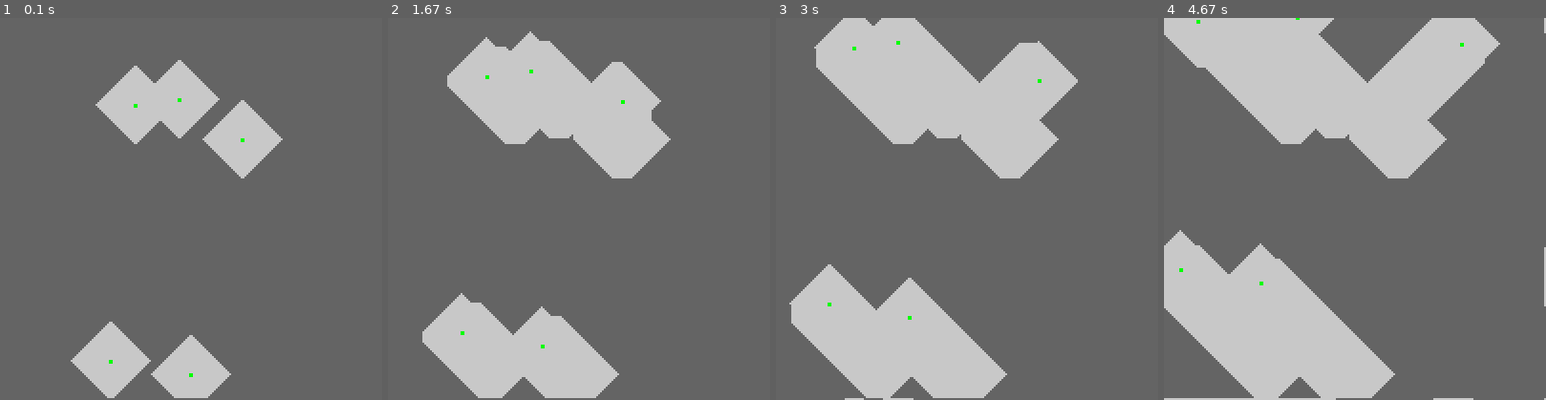
Above: before the commit, frames 1-4 (left to right).
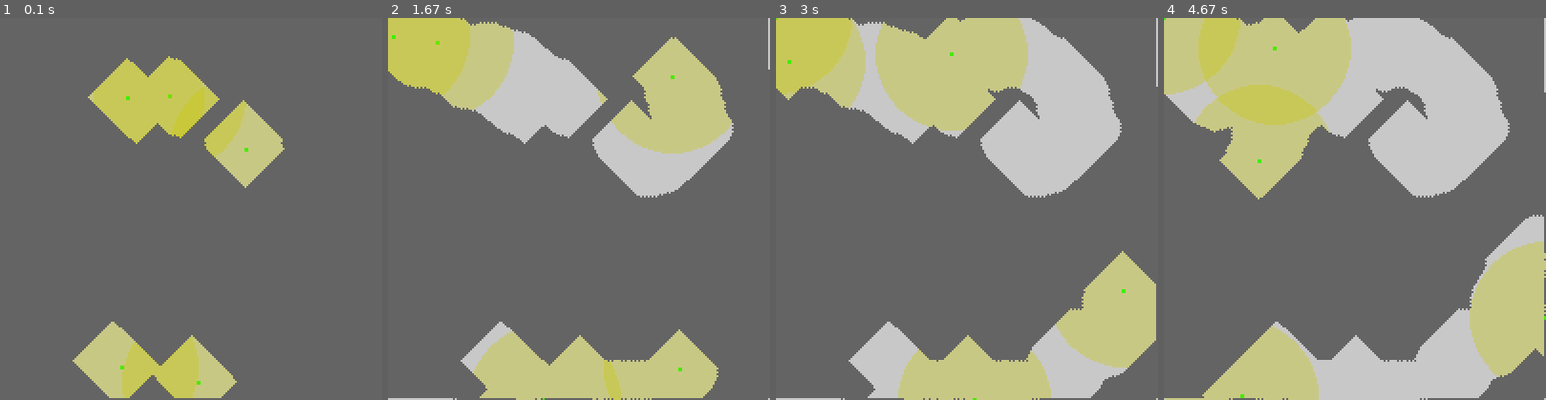
Above: after the commit, the same moments.

Repository: R1leMargoulin/RAPID
Game: pygame game, started from examples/program_examples/simulation_example.py
Same seed, same stepped clock (60 frames per second), same inputs: the game is played once before the commit and once after it.
Inputs:
- Up to frame 1 (0.1 s): no input
- Up to frame 2 (1.67 s): no input
- Up to frame 3 (3 s): no input
- Up to frame 4 (4.67 s): no input

The runs differ from the first frame. In frame 1, 12% of the frame differs, in the area x 18-75%, y 10-100%; in frame 2, 28%; in frame 3, 40%; in frame 4, 49%, in the area x 0-100%, y 0-100%.

Commit message:
halo of communication setup and display

Diff:
--- a/RAPID/Agents.py
+++ b/RAPID/Agents.py
@@ -99,6 +99,16 @@
                     self.belief_space["occupancy_grid"][o.rect.centerx][o.rect.centery] = 1 #draw obstacles in the belief space occupation grid
 
                 self.belief_space["interest_points"].update(self.env.interest_points) #take knowledge of the interest points.
+            #then we need to create a communication halo object for the agent
+            self.communication_halo = Sprite()
+            self.communication_halo.rect = Rect((self.transform.x,self.transform.y), (0,0)).inflate(self.communication_range*2, self.communication_range*2)
+            halo_image = Surface(self.communication_halo.rect.size, SRCALPHA)
+            circle(halo_image, (200,200,0, 85), (self.communication_range, self.communication_range), self.communication_range)
+
+            self.communication_halo.image = halo_image
+
+            #pygame.draw.circle(shape_surf, color, (radius, radius), radius)
+
 
         #Ready!
         self.is_active = True
@@ -108,6 +118,10 @@
             scaled_rect = Rect(self.rect.x * self.env.scaling_factor, self.rect.y * self.env.scaling_factor, self.rect.width * self.env.scaling_factor, self.rect.height * self.env.scaling_factor)
             screen.blit(scale(self.surf, scaled_rect.size), scaled_rect)
             #screen.blit(self.surf, self.rect) BACKUP scaling
+
+            halo_scaled_rect = Rect(self.communication_halo.rect.x * self.env.scaling_factor, self.communication_halo.rect.y * self.env.scaling_factor, self.communication_halo.rect.width * self.env.scaling_factor, self.communication_halo.rect.height * self.env.scaling_factor)
+            screen.blit(scale(self.communication_halo.image, halo_scaled_rect.size), halo_scaled_rect)
+
 
     def translate(self, speed_x, speed_y):
         #old positions for distance calculation
@@ -157,6 +171,9 @@
         # update positions of pygame objects
         self.rect.centerx = int(self.transform.x)
         self.rect.centery = int(self.transform.y)
+        #same for communication Halo
+        self.communication_halo.rect.centerx = int(self.transform.x)
+        self.communication_halo.rect.centery = int(self.transform.y)
 
     def navigate_through_target_path(self): #TODO rendre abstraite
         pass
--- a/RAPID/Environment.py
+++ b/RAPID/Environment.py
@@ -161,6 +161,12 @@
 
     def goal_condition(self):
         return False
+
+    def limited_communication_update(self):
+        potential_links_dict = {} #in this dict, we'll append all unidirectional links : if agent B is in the com range of agent A, then the link A->B is created.
+        for a in self.agents :
+            #TODO
+            pass
 
 
 class TargetPointEnvironment(Environment):
--- a/examples/program_examples/simulation_example.py
+++ b/examples/program_examples/simulation_example.py
@@ -39,8 +39,8 @@
                                     robot_id=len(env.agents)+1,
                                     init_transform=init_pos,
                                     max_speed=(2,0,0.5),
-                                    behavior_to_use="nearest_frontier", #change to target_djikstra with a target point env.
-                                    communication_mode="blackboard",    #change to limited with the target_djikstra behavior.
+                                    behavior_to_use="random", #change to target_djikstra with a target point env.
+                                    communication_mode="limited",    #change to limited with the target_djikstra behavior.
                                 ))
 
 
